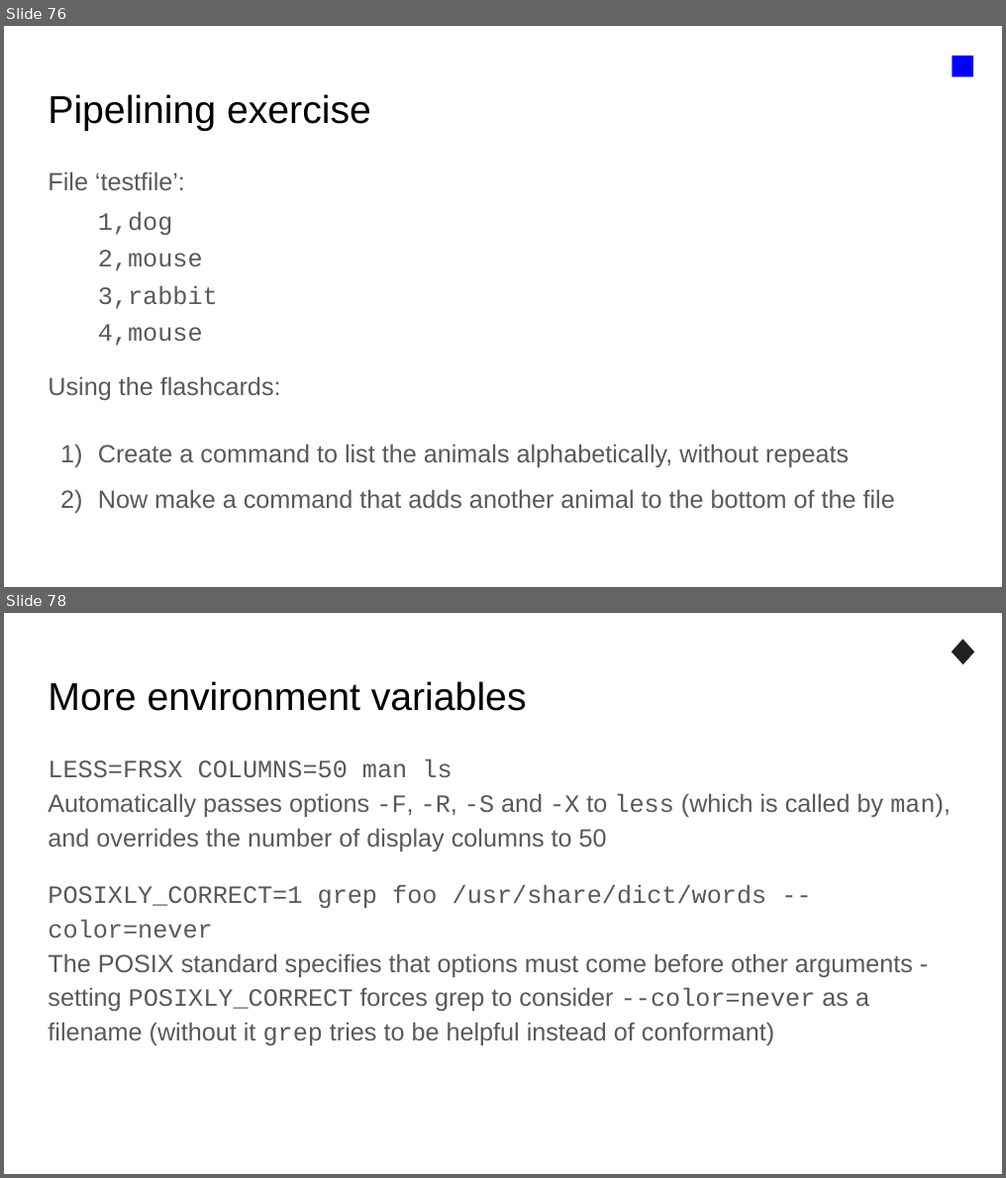
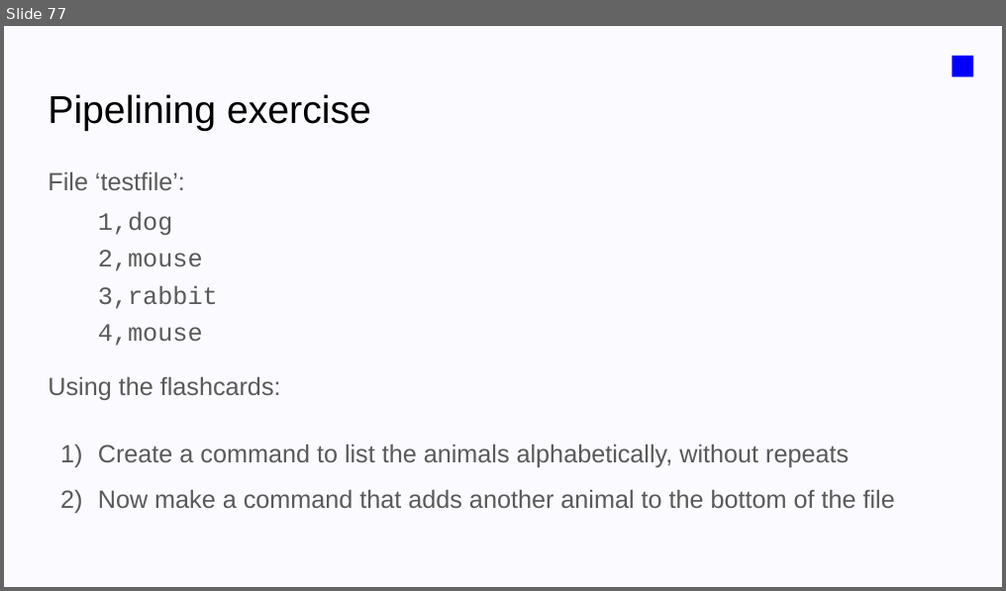
Before and after one commit to itlfiles/docs, a slide deck: Intro to Linux.pptx. Shown one above the other, each under a label of ours: slides 76 and 78 before the commit, slide 77 after it; the slides between them are not shown. The pictures are 1006x1178 and 1006x591 pixels, drawn with LibreOffice and Linux fonts; fonts in the diff are those of the drawing. Boxes give left, top, right and bottom in pixels: in the first picture for what was removed or moved away, otherwise in the second. Text is boxed around its words. In the diff, an @@ line names an element or a change of style, - is before the commit and + after.

```diff
--- a/Intro to Linux.pptx
+++ b/Intro to Linux.pptx
@@ slide 78 removed at bbox=[4, 613, 1002, 1174], background #FFFFFF @@
@@ text removed at bbox=[923, 613, 1002, 687] @@
-◆
@@ title removed at bbox=[48, 681, 527, 711] @@
-More environment variables
@@ text removed at bbox=[48, 760, 950, 1046] @@
-LESS=FRSX COLUMNS=50 man ls
-Automatically passes options -F, -R, -S and -X to less (which is called by man), and overrides the number of display columns to 50
-POSIXLY_CORRECT=1 grep foo /usr/share/dict/words --color=never
-The POSIX standard specifies that options must come before other arguments - setting POSIXLY_CORRECT forces grep to consider --color=never as a filename (without it grep tries to be helpful instead of conformant)
@@ what was slide 76 is now slide 77 @@
```
Also in this commit, not shown: 134 other slides changed, 1 slide added, 1 other slide removed, 1 other file.
